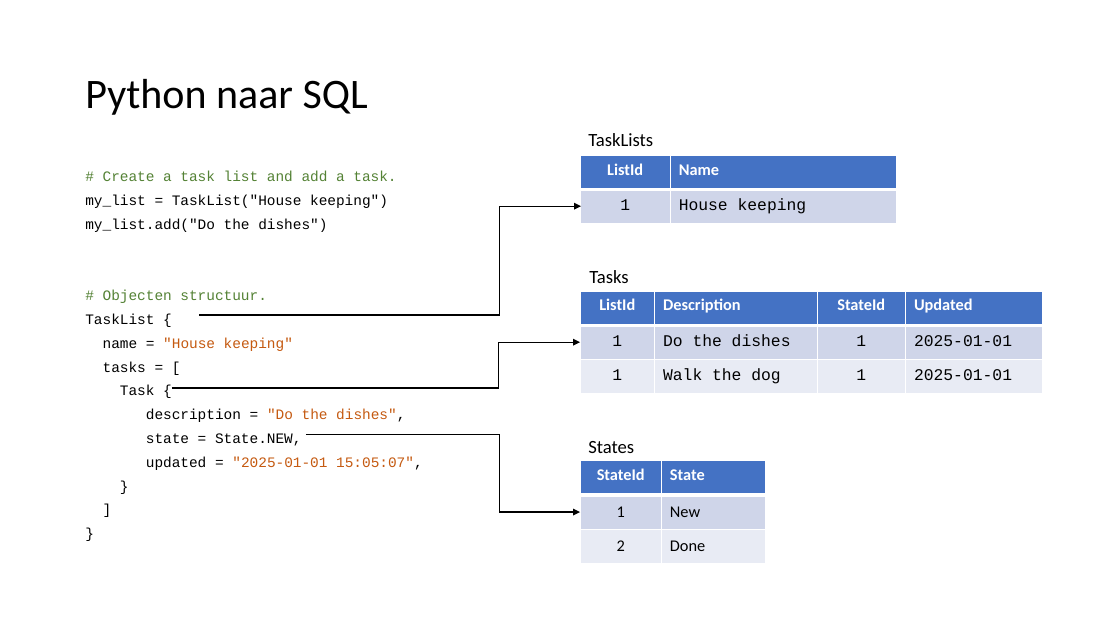
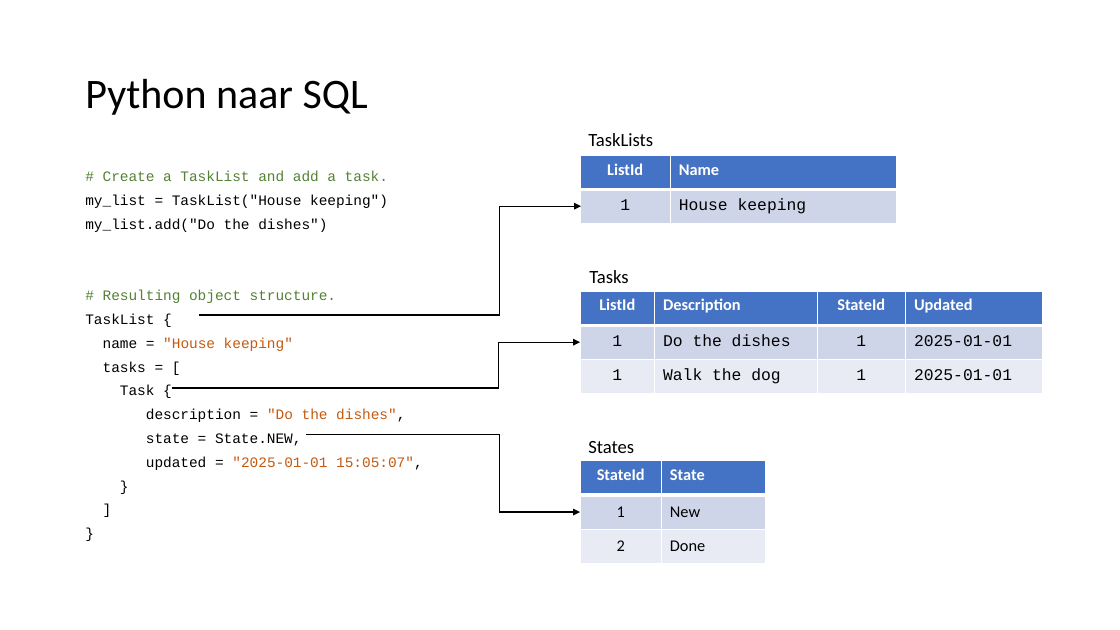
Before and after one commit to LFKoning/knowledge-sharing, a slide deck: slide 52 of sql_course/3_python/3_python.pptx. Drawn at 1120x630 pixels with LibreOffice and Linux fonts; fonts in the diff are those of the drawing. Boxes give left, top, right and bottom in pixels: in the first picture for what was removed or moved away, otherwise in the second. Text is boxed around its words. In the diff, an @@ line names an element or a change of style, - is before the commit and + after.

```diff
--- a/sql_course/3_python/3_python.pptx
+++ b/sql_course/3_python/3_python.pptx
@@ text at <box>103,171,388,181</box>: text changed @@
-# Create a task list and add a task.
+# Create a TaskList and add a task.
@@ text at <box>103,290,336,303</box>: text changed @@
-# Objecten structuur.
+# Resulting object structure.
```
Also in this commit, not shown: 4 other slides changed, 2 other files.
